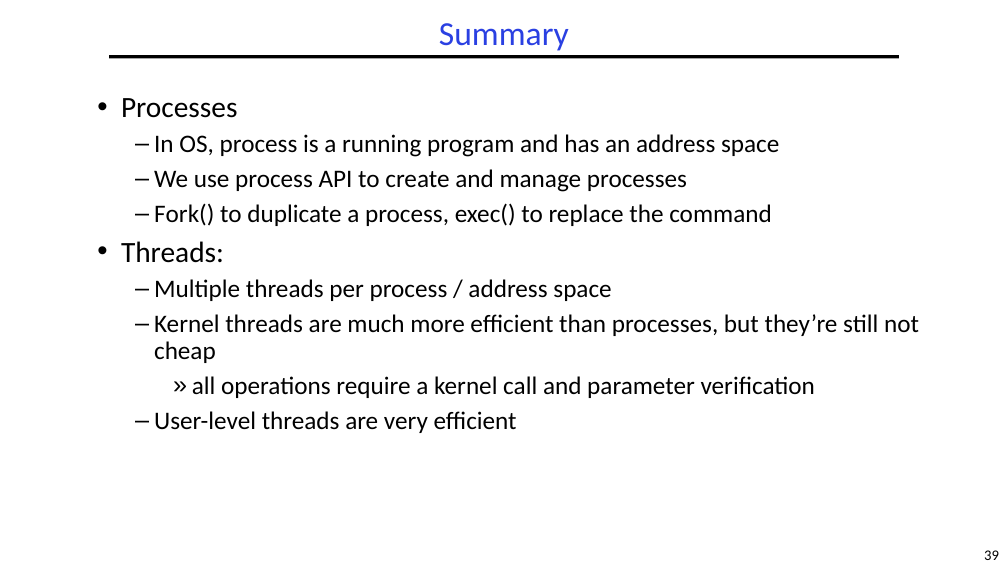
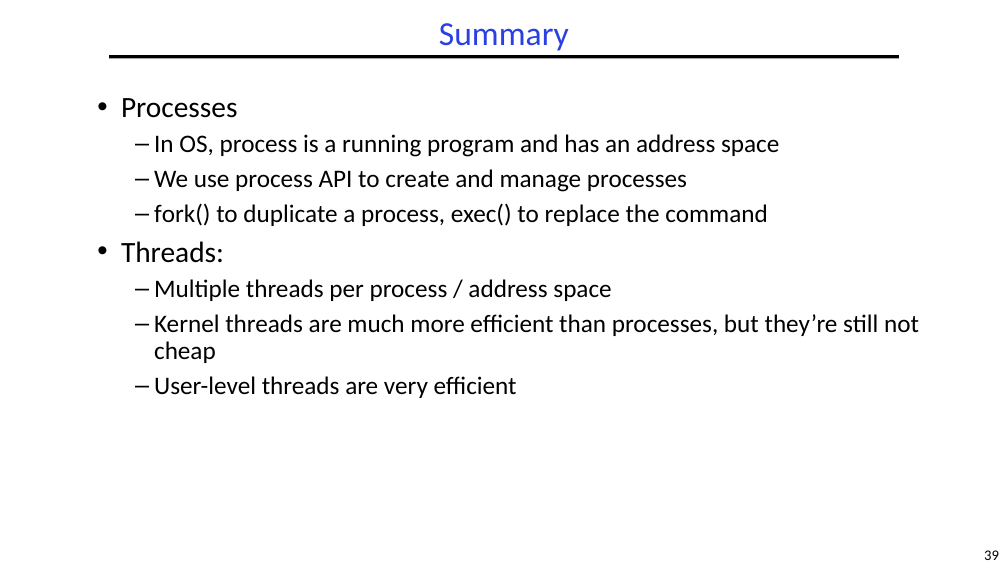
Before and after one commit to guhofstra/CSC256Fa25, a slide deck: slide 39 of PPTs/L2-Processes Threads.pptx. Drawn at 1008x567 pixels with LibreOffice and Linux fonts; fonts in the diff are those of the drawing. Boxes give left, top, right and bottom in pixels: in the first picture for what was removed or moved away, otherwise in the second. Text is boxed around its words. In the diff, an @@ line names an element or a change of style, - is before the commit and + after.

```diff
--- a/PPTs/L2-Processes Threads.pptx
+++ b/PPTs/L2-Processes Threads.pptx
@@ text at <box>154,203,768,226</box>: text changed @@
-  – Fork() to duplicate a process, exec() to replace the command
+  – fork() to duplicate a process, exec() to replace the command
@@ text at <box>192,376,815,398</box>: paragraph removed @@
-    » all operations require a kernel call and parameter verification
```
Also in this commit, not shown: 8 other slides changed, 1 other file.
